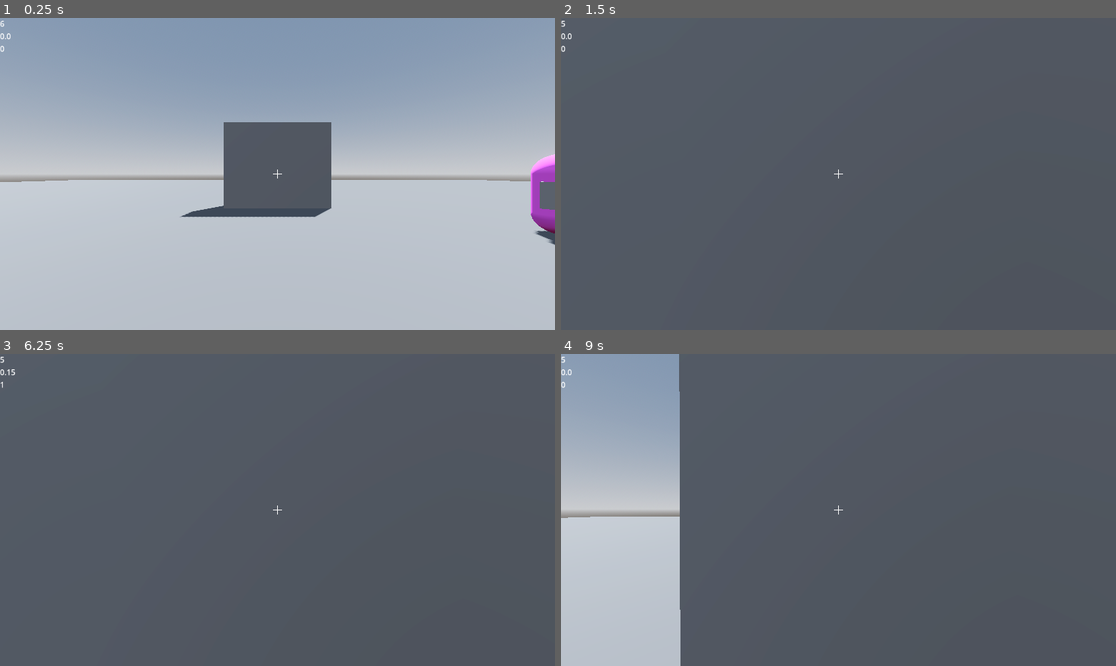
Above: before the commit, frames 1-4 (two rows, left to right).
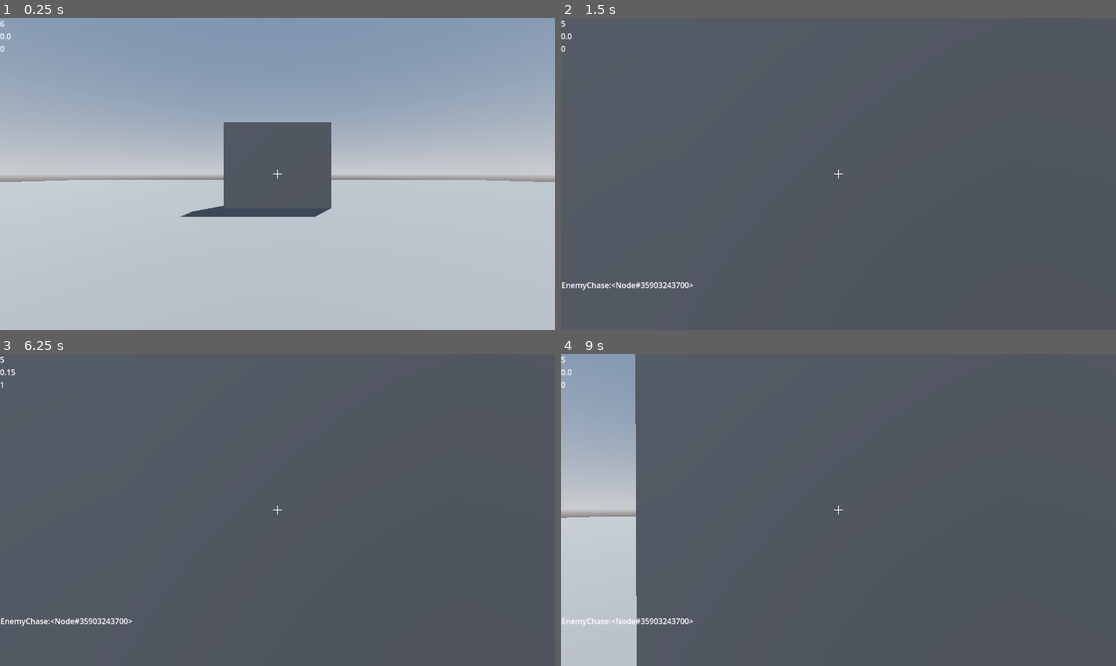
Above: after the commit, the same moments.

Repository: c-dez/playground
Game: Godot game, scene res://scenes/levels/test_level.tscn
The game is run twice, just before and just after one commit, with the same random seed, the same clock (stepped at 60 frames per second) and the same inputs.
Inputs (mouse positions are in pixels of both pictures, inside the frame that each line leads up to):
- Up to frame 1 (0.25 s): no input
- Up to frame 2 (1.5 s): move the mouse to (866, 174) at 0.52 s; hold W (forward) from 0.53 s (still down); right-click (866, 174) at 0.6 s; move the mouse to (810, 174) at 1.27 s; click (810, 174) at 1.35 s
- Up to frame 3 (6.25 s): right-click (249, 510) at 1.55 s; tap Enter at 2, 3.5, 5 s; move the mouse to (288, 503) at 2.02 s; tap R (r_key) at 2.1, 5.85 s; right-click (288, 503) at 2.3 s; tap Space (space) at 2.75, 3.6, 4.25, 5.75 s; move the mouse to (271, 516) at 2.77 s; right-click (271, 516) at 2.85 s; move the mouse to (316, 513) at 3.52 s; right-click (316, 513) at 3.8 s; move the mouse to (233, 506) at 4.27 s; right-click (233, 506) at 4.35 s; move the mouse to (283, 510) at 5.02 s; click (283, 510) at 5.1 s; right-click (283, 510) at 5.3 s; move the mouse to (255, 503) at 5.77 s; release W (forward) at 5.78 s; hold D (right) from 5.78 s (still down); right-click (255, 503) at 6.05 s
- Up to frame 4 (9 s): move the mouse to (866, 510) at 6.52 s; release D (right) at 6.53 s; hold W (forward) 6.53-8.78 s; right-click (866, 510) at 6.6 s; move the mouse to (810, 510) at 7.27 s; tap Space (space) at 7.35 s; right-click (810, 510) at 7.55 s; move the mouse to (849, 503) at 8.02 s; right-click (849, 503) at 8.1 s; move the mouse to (832, 516) at 8.77 s; hold A (left) from 8.78 s (still down); click (832, 516) at 8.85 s

The runs differ from the first frame. In frame 1, 1.0% of the frame differs, in the area x 95-100%, y 43-73%; in frame 2, 0.3%; in frame 3, 0.3%; in frame 4, 8.0%, in the area x 0-24%, y 0-100%.

Commit message:
creado state_machine

Diff:
--- a/resources/character_stats.gd
+++ b/resources/character_stats.gd
@@ -7,8 +7,10 @@
 @export var health: int = 1
 @export var damage: int = 1
 @export var attack_range: int = 30
+@export var chase_range: int = 20
 
 @export var move_speed: float = 1
+@export var walk_speed : float = 1
 @export var jump_force: float = 1
 
 @export var type: Type = 0 as Type
--- a/resources/character_stats.tres
+++ b/resources/character_stats.tres
@@ -6,5 +6,7 @@
 script = ExtResource("1_nusmv")
 health = 250
 damage = 10
+attack_range = 10
 move_speed = 4.0
+walk_speed = 2.0
 jump_force = 5.0
--- a/scenes/levels/test_level.tscn
+++ b/scenes/levels/test_level.tscn
@@ -50,4 +50,4 @@
 transform = Transform3D(1, 0, 0, 0, 1, 0, 0, 0, 1, 0, 0.9999999, 0)
 
 [node name="BaseEnemy" parent="." instance=ExtResource("2_yautc")]
-transform = Transform3D(1, 0, 0, 0, 1, 0, 0, 0, 1, 7.743415, 1, -5.509117)
+transform = Transform3D(1, 0, 0, 0, 1, 0, 0, 0, 1, 10, 2, 0)
--- a/scenes/test/enemy/base_enemy.gd
+++ b/scenes/test/enemy/base_enemy.gd
@@ -3,6 +3,7 @@
 
 ## Clase base para enemigos
 
+@onready var nav: NavigationAgent3D = get_node("NavigationAgent3D")
 
 @export var stats: CharacterStats
 
@@ -12,7 +13,11 @@
 
 	pass
 
-func _process(_delta: float) -> void:
+func _physics_process(_delta: float) -> void:
+	if !is_on_floor():
+		velocity += get_gravity()
+
+	move_and_slide()
 	dies()
 
 
--- a/scenes/test/enemy/base_enemy.tscn
+++ b/scenes/test/enemy/base_enemy.tscn
@@ -1,10 +1,10 @@
-[gd_scene load_steps=8 format=3 uid="uid://chu8vp1yer2k5"]
+[gd_scene load_steps=10 format=3 uid="uid://chu8vp1yer2k5"]
 
 [ext_resource type="Script" uid="uid://ci66lxruug28i" path="res://scenes/test/enemy/base_enemy.gd" id="1_qqvrw"]
 [ext_resource type="Resource" uid="uid://d3ens34bd4i48" path="res://resources/character_stats.tres" id="2_6q32q"]
-[ext_resource type="Script" uid="uid://bejvbec8cnnsf" path="res://scenes/test/enemy/state_machine.gd" id="3_6q32q"]
-
-[sub_resource type="CapsuleShape3D" id="CapsuleShape3D_8oodc"]
+[ext_resource type="Script" uid="uid://di5lddl6f0246" path="res://state_machine/state_machine.gd" id="3_6q32q"]
+[ext_resource type="Script" uid="uid://c0cget0jkfyi2" path="res://state_machine/enemy_wander.gd" id="4_fm2we"]
+[ext_resource type="Script" uid="uid://b2qllntjajk33" path="res://state_machine/enemy_chase.gd" id="5_fm2we"]
 
 [sub_resource type="StandardMaterial3D" id="StandardMaterial3D_34hri"]
 albedo_color = Color(1, 0.39215687, 1, 1)
@@ -15,21 +15,41 @@
 [sub_resource type="BoxMesh" id="BoxMesh_vca5d"]
 size = Vector3(0.625, 0.615, 0.945)
 
+[sub_resource type="CapsuleShape3D" id="CapsuleShape3D_8oodc"]
+
 [node name="BaseEnemy" type="CharacterBody3D" groups=["enemy"]]
 script = ExtResource("1_qqvrw")
 stats = ExtResource("2_6q32q")
 
+[node name="MeshInstance3D" type="MeshInstance3D" parent="."]
+mesh = SubResource("CapsuleMesh_iyu4q")
+skeleton = NodePath("../CollisionShape3D")
+
+[node name="MeshInstance3D" type="MeshInstance3D" parent="MeshInstance3D"]
+transform = Transform3D(1, 0, 0, 0, 1, 0, 0, 0, 1, 0, 0, -0.42)
+mesh = SubResource("BoxMesh_vca5d")
+
 [node name="CollisionShape3D" type="CollisionShape3D" parent="."]
 shape = SubResource("CapsuleShape3D_8oodc")
 
-[node name="MeshInstance3D" type="MeshInstance3D" parent="CollisionShape3D"]
-mesh = SubResource("CapsuleMesh_iyu4q")
+[node name="NavigationAgent3D" type="NavigationAgent3D" parent="."]
+debug_enabled = true
 
-[node name="MeshInstance3D" type="MeshInstance3D" parent="CollisionShape3D/MeshInstance3D"]
-transform = Transform3D(1, 0, 0, 0, 1, 0, 0, 0, 1, 0, 0, -0.42)
-mesh = SubResource("BoxMesh_vca5d")
+[node name="StateMachine" type="Node" parent="." node_paths=PackedStringArray("initial_state")]
+script = ExtResource("3_6q32q")
+initial_state = NodePath("EnemyWander")
+metadata/_custom_type_script = "uid://di5lddl6f0246"
 
-[node name="NavigationAgent3D" type="NavigationAgent3D" parent="."]
+[node name="EnemyWander" type="Node" parent="StateMachine"]
+script = ExtResource("4_fm2we")
+metadata/_custom_type_script = "uid://c0cget0jkfyi2"
 
-[node name="StateMachine" type="Node" parent="."]
-script = ExtResource("3_6q32q")
+[node name="EnemyChase" type="Node" parent="StateMachine"]
+script = ExtResource("5_fm2we")
+metadata/_custom_type_script = "uid://b2qllntjajk33"
+
+[node name="Label" type="Label" parent="StateMachine"]
+offset_left = 1.0
+offset_top = 543.0
+offset_right = 129.0
+offset_bottom = 648.0
--- a/scenes/test/enemy/state_machine.gd
+++ /dev/null
@@ -1,62 +0,0 @@
-extends Node
-class_name StateMachine
-
-## States wandering, chase_player
-@export var player_reference: PlayerBody
-@onready var parent: BaseEnemy = get_parent()
-@onready var nav: NavigationAgent3D = parent.get_node("NavigationAgent3D")
-
-var current_state: int = 0
-enum STATES {
-	WANDERING,
-	CHASE,
-}
-
-
-func _ready() -> void:
-	player_reference = _get_player()
-	enter(0 as STATES)
-
-
-func _physics_process(_delta: float) -> void:
-	state_machine(_delta)
-	# debug
-	# if Input.is_action_just_pressed("right_mb"):
-	# 	enter(STATES.CHASE)
-	detect_player()
-
-
-func detect_player():
-	if parent.global_position.distance_to(player_reference.global_position) < parent.detection_range:
-		enter(1 as STATES)
-	else:
-		enter(0 as STATES)
-
-## Entrar a enum STATES {WANDERING,CHASE,}
-func enter(state: int = 0 as STATES) -> void:
-	current_state = state
-
-
-#checar current_state
-func state_machine(_delta) -> void:
-	match current_state:
-		0 as STATES:
-
-			pass
-
-		1 as STATES:
-			nav.set_target_position(player_reference.global_position)
-			var destination = nav.get_next_path_position()
-			var direction = destination - parent.global_position
-			direction = direction.normalized()
-			parent.velocity = direction * parent.stats.move_speed
-			var player_position = Vector3(player_reference.global_position.x, parent.global_position.y, player_reference.global_position.z)
-			parent.look_at(player_position)
-			parent.move_and_slide()
-
-		_:
-			print('no state')
-
-
-func _get_player() -> PlayerBody:
-	return get_tree().get_first_node_in_group('player')
--- a/scenes/test/enemy/wandering.gd
+++ /dev/null
@@ -1 +0,0 @@
-extends Node
--- /dev/null
+++ b/state_machine/enemy_attack.gd
@@ -0,0 +1,7 @@
+extends State
+class_name EnemyAttack
+
+
+func process(_delta:float)-> void:
+	if enemy.global_position.distance_to(player.global_position) > enemy.stats.attack_range:
+		emit_signal('transitioned',self,'EnemyChase')
--- /dev/null
+++ b/state_machine/enemy_chase.gd
@@ -0,0 +1,32 @@
+extends State
+class_name EnemyChase
+
+
+func process(_delta: float) -> void:
+	enemy.nav.set_target_position(player.global_position)
+
+	if enemy.global_position.distance_to(player.global_position) > enemy.stats.attack_range:
+		emit_signal('transitioned', self, 'EnemyWander')
+
+	# if enemy.global_position.distance_to(player.global_position) < enemy.stats.chase_range:
+	# 	emit_signal('transitioned',self,'EnemyAttack')
+
+
+func physics_process(_delta: float) -> void:
+	if enemy.nav.is_navigation_finished():
+		return
+
+	var next_pos: Vector3 = enemy.nav.get_next_path_position()
+	enemy.velocity = enemy.global_position.direction_to(next_pos) * enemy.stats.move_speed
+	_look_at_player()
+
+
+
+func _look_at_player() -> void:
+	var mesh = enemy.get_node('MeshInstance3D')
+	var target = player.global_position - mesh.global_position
+	target.y = 0
+	target = target.normalized()
+
+	var angle = atan2(target.x, target.z)
+	mesh.rotation.y = angle + PI
--- /dev/null
+++ b/state_machine/enemy_wander.gd
@@ -0,0 +1,47 @@
+extends State
+class_name EnemyWander
+
+var wander_direction: Vector3 = Vector3.ZERO
+var wander_time: float = 0.0
+var look_at := Vector3.ZERO
+
+func randomize_variables() -> void:
+	wander_time = randf_range(1.5, 4)
+	if randi_range(0, 3) != 3:
+		wander_direction = Vector3(randf_range(-1.0, 1.0), 0.0, randf_range(-1.0, 1.0))
+
+	else:
+		wander_direction = Vector3.ZERO
+
+		look_at = Vector3(randf_range(-1.0, 1.0), 0, randf_range(-1.0, 1.0))
+
+
+func enter() -> void:
+	randomize_variables()
+
+
+func process(_delta: float) -> void:
+	if wander_time < 0.0:
+		randomize_variables()
+
+	wander_time -= _delta
+
+	if enemy.global_position.distance_to(player.global_position) < enemy.stats.attack_range:
+			emit_signal('transitioned', self, 'EnemyChase')
+
+
+func physics_process(_delta: float) -> void:
+	enemy.velocity = wander_direction * enemy.stats.walk_speed
+
+	look_at_direction()
+
+
+func look_at_direction() -> void:
+	var mesh = enemy.get_node('MeshInstance3D')
+	if wander_direction == Vector3.ZERO:
+		var angle = atan2(look_at.x, look_at.z)
+		mesh.rotation.y = angle + PI
+	else:
+		var angle = atan2(wander_direction.x, wander_direction.z)
+		mesh.rotation.y = angle + PI
+	pass
--- /dev/null
+++ b/state_machine/state.gd
@@ -0,0 +1,21 @@
+extends Node
+class_name State
+
+@onready var enemy: BaseEnemy = get_parent().get_parent()
+@onready var player: CharacterBody3D = get_tree().get_first_node_in_group('player')
+
+signal transitioned(state: State, new_state_name: String)
+
+
+func enter() -> void:
+	pass
+
+func exit() -> void:
+	print('exit()', name)
+	pass
+
+func process(_delta: float) -> void:
+	pass
+
+func physics_process(_delta: float) -> void:
+	pass
--- /dev/null
+++ b/state_machine/state_machine.gd
@@ -0,0 +1,53 @@
+extends Node
+class_name StateMachine
+
+var label: Label
+@export var initial_state: State
+
+var current_state: State = null
+var states: Dictionary = {}
+
+func _ready() -> void:
+	for child in get_children():
+		if child is State:
+			states[child.name.to_lower()] = child
+			child.transitioned.connect(on_child_transitioned)
+
+	if initial_state:
+		current_state = initial_state
+		initial_state.enter()
+
+	#
+	label = get_node('Label')
+
+
+func _process(delta: float) -> void:
+	if current_state:
+		current_state.process(delta)
+	# print(current_state)
+
+
+var deb_time := 0.0
+func _physics_process(delta: float) -> void:
+	if current_state:
+		current_state.physics_process(delta)
+
+	var label_text = str(current_state)
+	deb_time += delta
+	if deb_time >= 0.5:
+		label.text = label_text
+		deb_time = 0
+
+
+func on_child_transitioned(state: State, new_state_name: String):
+	# confirma que la senal de el nodo state sea igual al current state
+	if state != current_state:
+		return
+
+	var new_state = states[new_state_name.to_lower()]
+
+	if current_state:
+		current_state.exit()
+
+	new_state.enter()
+	current_state = new_state
Not shown, removed: scenes/test/enemy/state_machine.gd.uid
Not shown, removed: scenes/test/enemy/wandering.gd.uid
Not shown, added: state_machine/enemy_attack.gd.uid
Not shown, added: state_machine/enemy_chase.gd.uid
Not shown, added: state_machine/enemy_wander.gd.uid
Not shown, added: state_machine/state.gd.uid
Not shown, added: state_machine/state_machine.gd.uid
